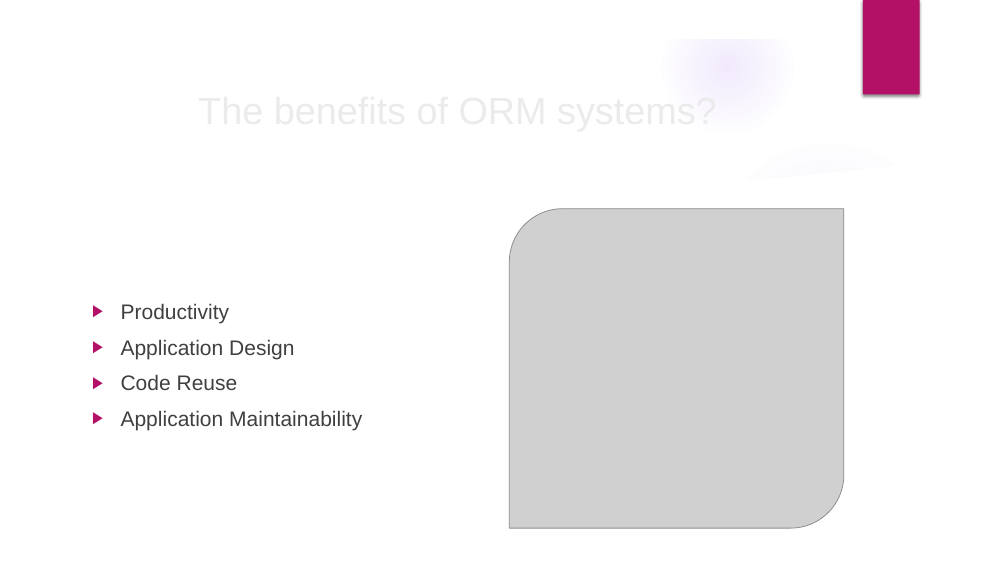
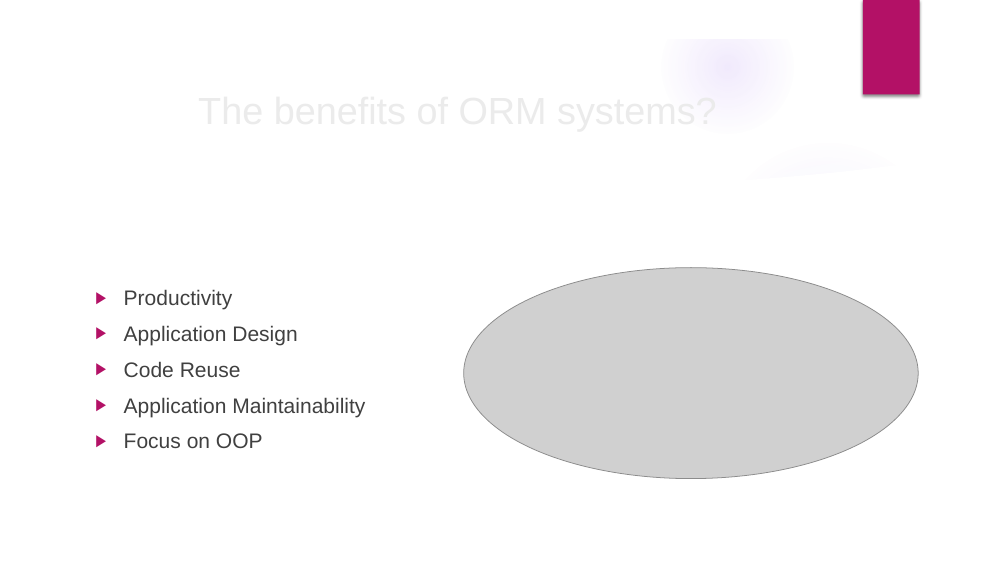
Before and after one commit to velizar92/TSK_Presentations, a slide deck: slide 13 of Databases_and_EntityFrameworkCore.pptx (slide 14 before the commit). Drawn at 1008x567 pixels with LibreOffice and Linux fonts; fonts in the diff are those of the drawing; grey boxes stand for pictures; background and template pictures are left out. Boxes give left, top, right and bottom in pixels: in the first picture for what was removed or moved away, otherwise in the second. Text is boxed around its words. In the diff, an @@ line names an element or a change of style, - is before the commit and + after.

Commit message:
Updates

```diff
--- a/Databases_and_EntityFrameworkCore.pptx
+++ b/Databases_and_EntityFrameworkCore.pptx
@@ picture: place and size @@
-picture at [510, 209, 845, 529]
+picture at [464, 268, 918, 479]
@@ text "Productivity": place and size @@
-text "Productivity" at [121, 303, 362, 431]
+text "Productivity" at [124, 289, 365, 448]
@@ text at [124, 433, 263, 448]: paragraph added @@
+▶ Focus on OOP
```
Also in this commit, not shown: 2 other slides changed, 2 slides added, 1 slide removed.
